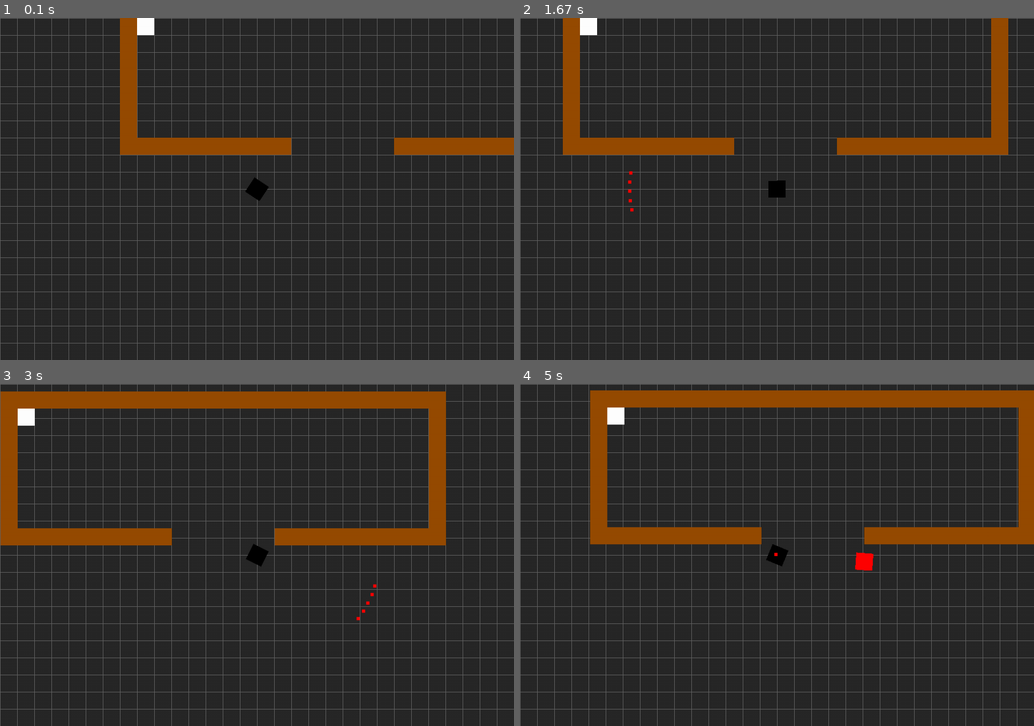
Above: before the commit, frames 1-4 (two rows, left to right).
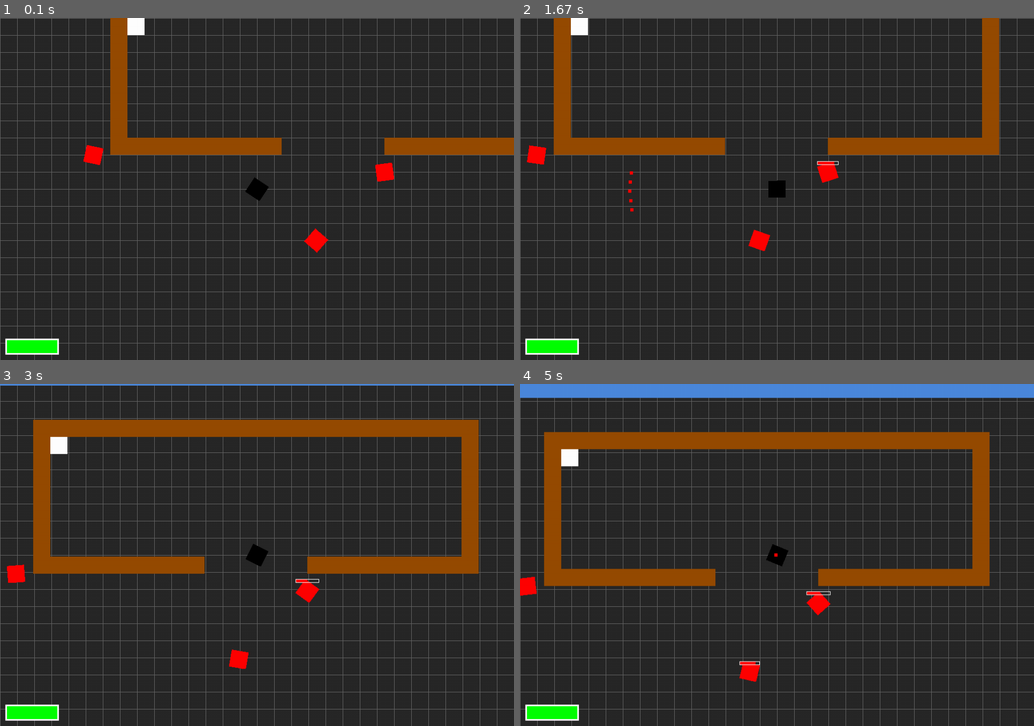
Above: after the commit, the same moments.

Repository: kangshwan/coop_pygame
Game: pygame game, started from main.py
Same seed, same stepped clock (60 frames per second), same inputs: the game is played once before the commit and once after it.
Inputs (mouse positions are in pixels of both pictures, inside the frame that each line leads up to):
- Up to frame 1 (0.1 s): no input
- Up to frame 2 (1.67 s): click (777, 189) at 0.38 s; hold 2 0.67-1.13 s; hold D 0.67-1.13 s; click (941, 178) at 0.75 s; hold D 1.17-1.63 s; click (653, 192) at 1.25 s
- Up to frame 3 (3 s): hold W 1.67-1.97 s; click (97, 503) at 1.75 s; hold D 2-2.47 s; click (334, 435) at 2.08 s; hold A from 2.5 s (still down); click (318, 585) at 2.58 s
- Up to frame 4 (5 s): release A at 3.03 s; hold S 3.07-3.37 s; click (787, 438) at 3.15 s; hold A 3.4-3.8 s; click (591, 544) at 3.48 s; hold W 3.83-4.2 s; click (782, 589) at 3.92 s; hold D 4.23-4.87 s; click (761, 496) at 4.32 s; hold S from 4.9 s (still down); click (910, 609) at 4.98 s

The runs differ from the first frame. In frame 1, 2.7% of the frame differs, in the area x 1-77%, y 0-99%; in frame 2, 4.0%; in frame 3, 21%; in frame 4, 23%, in the area x 0-100%, y 0-99%.

Commit message:
added player and mob health and hud

Diff:
--- /dev/null
+++ b/hud.py
@@ -0,0 +1,19 @@
+import pygame as pg
+from setting import *
+def draw_player_health(surf, x, y, pct):
+    if pct < 0:
+        pct = 0
+    BAR_LENGTH = 100
+    BAR_HEIGHT = 30
+    fill = pct * BAR_LENGTH
+    outline_rect = pg.Rect(x, y, BAR_LENGTH, BAR_HEIGHT)
+    fill_rect = pg.Rect(x, y, fill, BAR_HEIGHT)
+    if pct > 0.6:
+        col = GREEN
+    elif pct > 0.3:
+        col = YELLOW
+    else:
+        col = RED
+
+    pg.draw.rect(surf, col, fill_rect)
+    pg.draw.rect(surf, WHITE, outline_rect, 3)
--- a/main.py
+++ b/main.py
@@ -5,6 +5,7 @@
 from setting import *
 from sprites import *
 from tilemap import *
+from hud import *
 from os import path
 from time import sleep
 from numpy import random
@@ -78,7 +79,7 @@
                     self.feed_pos.append((col,row))
                 if tile == 'E':
                     self.enemy_pos.append((col,row))
-
+                    Enemy(self, col, row, RED)
                     #enemy_pos에 col,row 저장. 추후 feed처럼 append하여 생성하면 좋아보임.
         self.camera = Camera(self.map.width, self.map.height)
         # make Camera class / 카메라 객체 생성
@@ -109,18 +110,27 @@
         self.camera.update(self.player)
 
         #update에서 Enemy 생성
-        if self.now - self.enemy_spawned > 3000:
-            for e_position in self.enemy_pos:
-                #3초마다 해당 장소에서 생성. 추후 enemy_pos를 list로 쓸경우 for문 안에넣고 index들로 접근해서 생성하면 될듯.
-                Enemy(self, e_position[0], e_position[1], RED)
-                self.enemy_spawned = self.now
+        #if self.now - self.enemy_spawned > 3000:
+        #    for e_position in self.enemy_pos:
+        #        #3초마다 해당 장소에서 생성. 추후 enemy_pos를 list로 쓸경우 for문 안에넣고 index들로 접근해서 생성하면 될듯.
+        #        Enemy(self, e_position[0], e_position[1], RED)
+        #        self.enemy_spawned = self.now
 
         self.second = ((pg.time.get_ticks() - self.start_tick)/1000)
         #hits -> used sprite collide method, (x, y, default boolean) collision check
-        hit = pg.sprite.pygame.sprite.spritecollide(self.player, self.enemys, False)
-
-        if hit: #적이랑 부딪히면 게임 종료
-            pg.quit()
+        hits = pg.sprite.pygame.sprite.spritecollide(self.player, self.enemys, False, collide_hit_rect)
+        for hit in hits:
+            self.player.health -= ENEMY_DAMAGE
+            hit.vel = vec(0, 0)
+            if self.player.health <= 0:
+                self.playing = False
+        if hits:
+            self.player.pos += vec(ENEMY_KNOCKBACK, 0).rotate(-hits[0].rot)
+        # bullet hit the mob
+        hits = pg.sprite.groupcollide(self.enemys, self.bullets, False, True)
+        for hit in hits:
+            hit.health -= PISTOL_DAMAGE
+            hit.vel = vec(0, 0)
 
 
     def events(self):
@@ -146,8 +156,14 @@
         self.screen.fill(DARKGREY)
         self.draw_grid()
         for sprite in self.all_sprites:
+            if isinstance(sprite, Enemy):
+                sprite.draw_health()
             self.screen.blit(sprite.image, self.camera.apply(sprite))
         #pg.draw.rect(self.screen, WHITE, self.player.hitbox,2)
+
+        # HUD functions
+        draw_player_health(self.screen, 10, HEIGHT - 40, self.player.health / PLAYER_HEALTH)
+
         pg.display.update()
 
     def load_data(self):
--- a/map/map2.txt
+++ b/map/map2.txt
@@ -10,12 +10,12 @@
 1..........2........................2...................................................................1
 1..........2I......................I2...................................................................1
 1..........2222222222......2222222222...................................................................1
-1.......................................................................................................1
+1.........E.............................................................................................1
 1..........................E............................................................................1
 1..................P....................................................................................1
 1.........................................111111111111111111111111111111111111111.......................1
 1.........................................1.....................................1.......................1
-1.........................................1.....................................1.......................1
+1......................E..................1.....................................1.......................1
 1.........................................1.....................................1.......................1
 1.........................................1.....................................1.......................1
 1.........................................1.....................................1.......................1
--- a/setting.py
+++ b/setting.py
@@ -20,8 +20,9 @@
 LIGHTBLUE = ( 75,137,220)
 LIGHTGREY = (100,100,100)
 DARKGREY  = ( 40, 40, 40)
-GREEN     = ( 11, 64,  8)
-
+GREEN     = (  0,255,  0)
+GRENADE   = ( 11, 64,  8)
+YELLOW    = (255,255,  0)
 
 #player properties
 PLAYER_ACC = 0.45
@@ -33,18 +34,21 @@
 BULLET_SPEED = 500
 BULLET_LIFETIME = 700
 BULLET_RATE = 300
-BULLET_DAMAGE = 5
 
 PISTOL_SPEED = 500
 PISTOL_LIFETIME = 700
 PISTOL_RATE = 250
+PISTOL_DAMAGE = 10
 
 # grenade properties
 GRENADE_SPEED = 600
 GRENADE_LIFETIME = 3000
 GRENADE_RATE = 10000
 
-
+# enemy properties
+ENEMY_HEALTH = 100
+ENEMY_DAMAGE = 10
+ENEMY_KNOCKBACK = 2
 # item properties
 SPEEDUP_RATE = 5000
 
--- a/sprites.py
+++ b/sprites.py
@@ -39,6 +39,8 @@
         self.last_speed = 0
         self.now =pg.time.get_ticks()
         self.max_speed = 3
+
+        self.health = PLAYER_HEALTH
 
     def load_images(self):
         self.image = pg.Surface(self.size, pg.SRCALPHA)
@@ -143,10 +145,10 @@
             # x 방향으로 충돌 확인
             hits = pg.sprite.spritecollide(self, self.game.walls, False, collide_hit_rect)
             if hits:
-                if self.vel.x > 0:
+                if hits[0].rect.centerx > self.hitbox.centerx:
                     self.pos.x = hits[0].rect.left - self.hitbox.width/2
                     # x 방향 속도가 양수일 경우 -> 오른쪽으로 진행하고있음 따라서 position을 다시 세팅해줌
-                if self.vel.x < 0:
+                if hits[0].rect.centerx < self.hitbox.centerx:
                     self.pos.x = hits[0].rect.right + self.hitbox.width/2
                     # x 방향 속도가 음수일 경우 -> 왼쪽으로 진행하고있음 따라서 position을 다시 세팅해줌
                 self.vel.x = 0
@@ -155,10 +157,10 @@
         if dir == 'y':
             hits = pg.sprite.spritecollide(self, self.game.walls, False,collide_hit_rect)
             if hits:
-                if self.vel.y > 0:
+                if hits[0].rect.centery > self.hitbox.centery:
                     self.pos.y = hits[0].rect.top - self.hitbox.height/2
                     # y 방향 속도가 양수일 경우 -> 아래으로 진행하고있음 따라서 position을 다시 세팅해줌
-                if self.vel.y < 0:
+                if hits[0].rect.centery < self.hitbox.centery:
                     self.pos.y = hits[0].rect.bottom + self.hitbox.height/2
                     # y 방향 속도가 양수일 경우 -> 위쪽으로 진행하고있음 따라서 position을 다시 세팅해줌
                 self.vel.y = 0
@@ -257,7 +259,7 @@
 
     def load_images(self):
         self.image = pg.Surface(self.size, pg.SRCALPHA)
-        self.image.fill(GREEN)
+        self.image.fill(GRENADE)
 
     def update(self):
         self.vel = self.dir * self.speed
@@ -327,6 +329,7 @@
         #문제가 생겼던것 같습니다. 이렇게 하니 잘 되는것같네요!
         self.speedy = 1
         self.rot = 0
+        self.health = ENEMY_HEALTH
 
     def update(self):
         #self.rect.x -= self.speedy
@@ -335,9 +338,17 @@
         self.rect = self.image.get_rect()
         self.rect.center = self.pos
         #bullet이랑 enemy가 충돌시 둘 다 kill
-        if pg.sprite.spritecollide(self, self.game.bullets, True):
+        if self.health <= 0:
             self.kill()
 
+    def draw_health(self):
+        col = RED
+        width = int(self.rect.width * self.health / ENEMY_HEALTH)
+        self.health_bar = pg.Rect(0, 0, width, 7)
+        self.outer_edge = pg.Rect(0, 0, self.rect.width, 7)
+        if self.health < ENEMY_HEALTH:
+            pg.draw.rect(self.image, col, self.health_bar)
+            pg.draw.rect(self.image, WHITE, self.outer_edge, 1)
 #아이템 상자 생성
 class Feed(pg.sprite.Sprite):
     def __init__(self, game, x, y):
